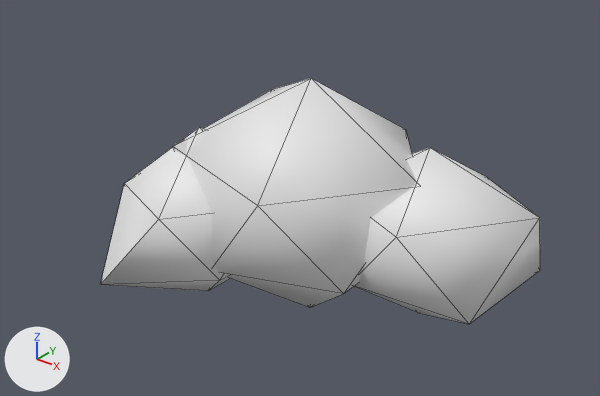
Before and after pictures for a commit that changed the glTF model models/variants/bush_round_v2.glb.
Before and after are seen from a 50 mm camera at (1.525, -1.961, 1.554) aimed at (0.017, -0.076, 0.386). Every picture has the same lights, and +X, +Y and +Z are marked at lower left. The picture after the commit comes second. Mesh edges are drawn as thin lines. Vertices at exactly the same position are counted once.

In view in the first picture: 'Bush'.
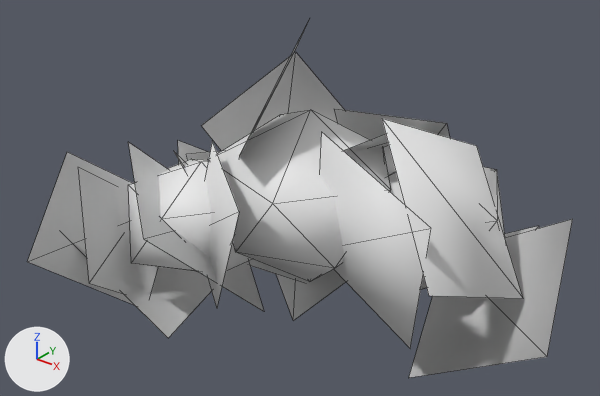
What differs and where, as boxes (x1, y1, x2, y2) in the pictures (600 x 396 px; the box of a moved part takes in the faces that stretch with it):
```json
{"object": "Bush", "change": "reshaped", "before": [100, 78, 540, 324], "after": [27, 23, 573, 378], "on screen": "24% wider, 44% taller"}
{"part": 1, "of": "me_blob0", "change": "moved or reshaped", "before": [173, 78, 416, 308], "after": [208, 110, 391, 281]}
{"part": 2, "of": "me_blob0", "change": "rebuilt", "before": [100, 127, 230, 291], "after": [128, 142, 264, 311]}
{"part": 3, "of": "me_blob0", "change": "rebuilt", "before": [355, 148, 540, 324], "after": [388, 167, 505, 289], "on screen": "mostly hidden afterwards"}
{"part": 4, "of": "me_blob0", "change": "added", "after": [27, 23, 573, 378]}
```

Edits to the scene script, one JSON object a line:
```json
{"block": "me_blob0", "where": "# used by ob_bush; location = (0.0, 0.0, 0.0)"}
{"op": "remove", "block": "me_blob0", "code": "me_blob0.from_pydata(...)  # 36 vertices, 60 faces; spans x -0.674..0.726, y -0.565..0.515, z -0.079..0.764"}
{"op": "add", "block": "me_blob0", "code": "me_blob0.from_pydata(...)  # 108 vertices, 96 faces; spans x -0.777..0.886, y -0.739..0.627, z -0.228..0.968"}
{"block": "me_blob0", "change": "me_blob0 part 1: the loose piece of 12 vertices spanning x -0.424..0.412, y -0.41..0.498, z -0.079..0.764 is scaled about its middle by 0.75, then moved by (0.002, -0.011, 0.002)"}
{"block": "me_blob0", "change": "me_blob0 part 2: the loose piece of 12 vertices spanning x -0.674..0.0, y -0.565..0.133, z -0.029..0.59 is rebuilt with 4 vertices and now spans x -0.519..0.035, y -0.614..0.015, z 0.064..0.521"}
{"block": "me_blob0", "change": "me_blob0 part 3: the loose piece of 12 vertices spanning x 0.053..0.726, y -0.216..0.515, z -0.033..0.574 is rebuilt with 12 vertices and now spans x 0.145..0.596, y -0.086..0.444, z 0.059..0.547"}
{"block": "me_blob0", "change": "me_blob0 part 4"}
{"block": "me_blob0", "change": "80 vertices are added at x -0.777..0.886, y -0.739..0.627, z -0.228..0.968"}
{"block": "me_blob0", "change": "54 new faces join them"}
```
